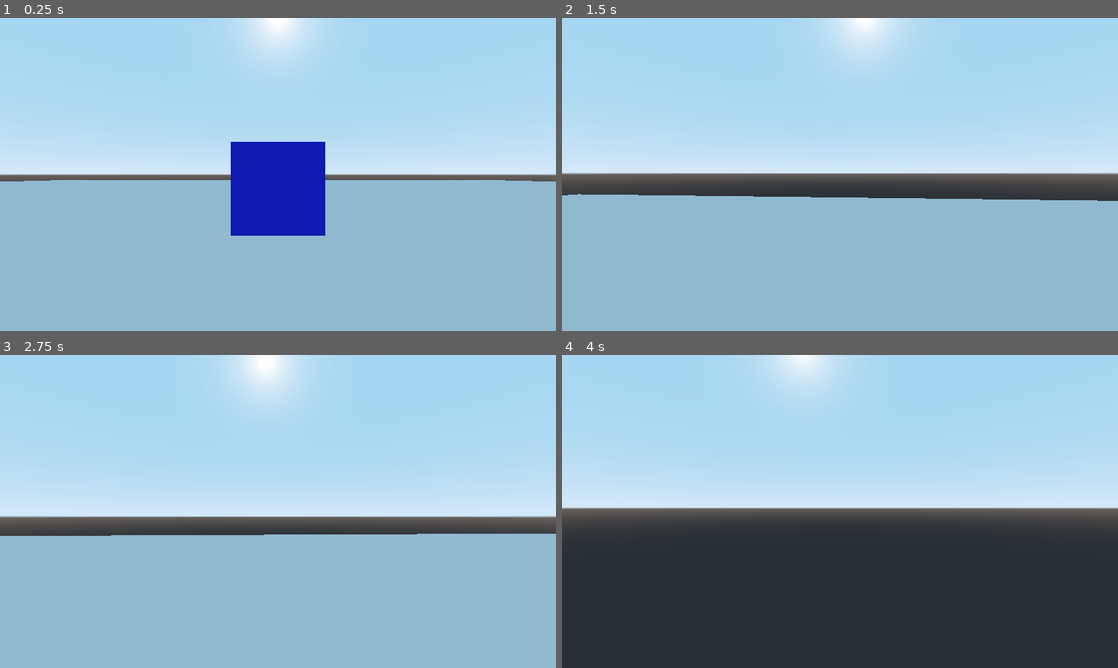
Above: before the commit, frames 1-4 (two rows, left to right).
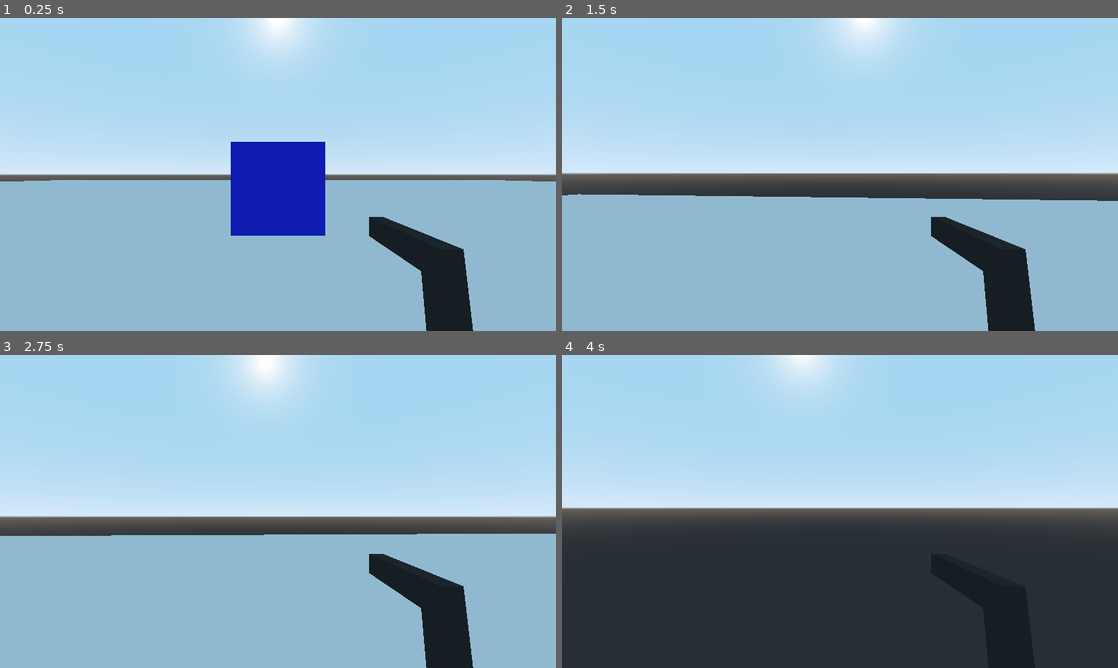
Above: after the commit, the same moments.

Repository: bravoeight98/FPSgodot
Game: Godot game, scene res://Scene/world.tscn
Two runs of this game, one before a commit and one after it. Both use one fixed random seed, a clock stepped at 60 frames per second and the inputs below.
Inputs (mouse positions are in pixels of both pictures, inside the frame that each line leads up to):
- Up to frame 1 (0.25 s): no input
- Up to frame 2 (1.5 s): tap Enter at 0.5 s; move the mouse to (867, 174) at 0.52 s; hold Shift (sprint) 0.53-1.28 s; hold W (forward) from 0.53 s (still down); tap Space (jump) at 0.77 s; move the mouse to (812, 174) at 1.27 s; tap Shift (sprint) at 1.35 s
- Up to frame 3 (2.75 s): keep holding W (forward); tap Space (jump) at 1.52 s; move the mouse to (289, 505) at 2.02 s; hold Shift (sprint) from 2.03 s (still down)
- Up to frame 4 (4 s): keep holding W (forward); move the mouse to (834, 517) at 2.77 s; release Shift (sprint) at 2.78 s; tap Shift (sprint) at 2.85 s; tap Space (jump) at 3.02, 3.77 s; move the mouse to (878, 514) at 3.52 s; hold Shift (sprint) from 3.53 s (still down)

The runs differ from the first frame. In frame 1, 3.3% of the frame differs, in the area x 66-86%, y 63-100%; in frame 2, 3.3%; in frame 3, 3.3%; in frame 4, less than 0.1%.

Commit message:
Update player.tscn

Diff:
--- a/FPSgodot/Player/player.tscn
+++ b/FPSgodot/Player/player.tscn
@@ -1,6 +1,7 @@
-[gd_scene load_steps=4 format=2]
+[gd_scene load_steps=5 format=2]
 
 [ext_resource path="res://Player/player.gd" type="Script" id=1]
+[ext_resource path="res://weapons/pistol/pistol_a/pistol_a.tscn" type="PackedScene" id=2]
 
 [sub_resource type="CapsuleMesh" id=1]
 radius = 0.5
@@ -25,3 +26,8 @@
 transform = Transform( 1, 0, 0, 0, 1, 0, 0, 0, 1, 0, 1.3, 0 )
 
 [node name="Camera" type="Camera" parent="CamRoot"]
+
+[node name="Weapons" type="Spatial" parent="CamRoot"]
+
+[node name="Pistol_A" parent="CamRoot/Weapons" instance=ExtResource( 2 )]
+transform = Transform( 1, 0, 0, 0, -4.37114e-08, 1, 0, -1, -4.37114e-08, 0.3, -0.7, 0.06 )
